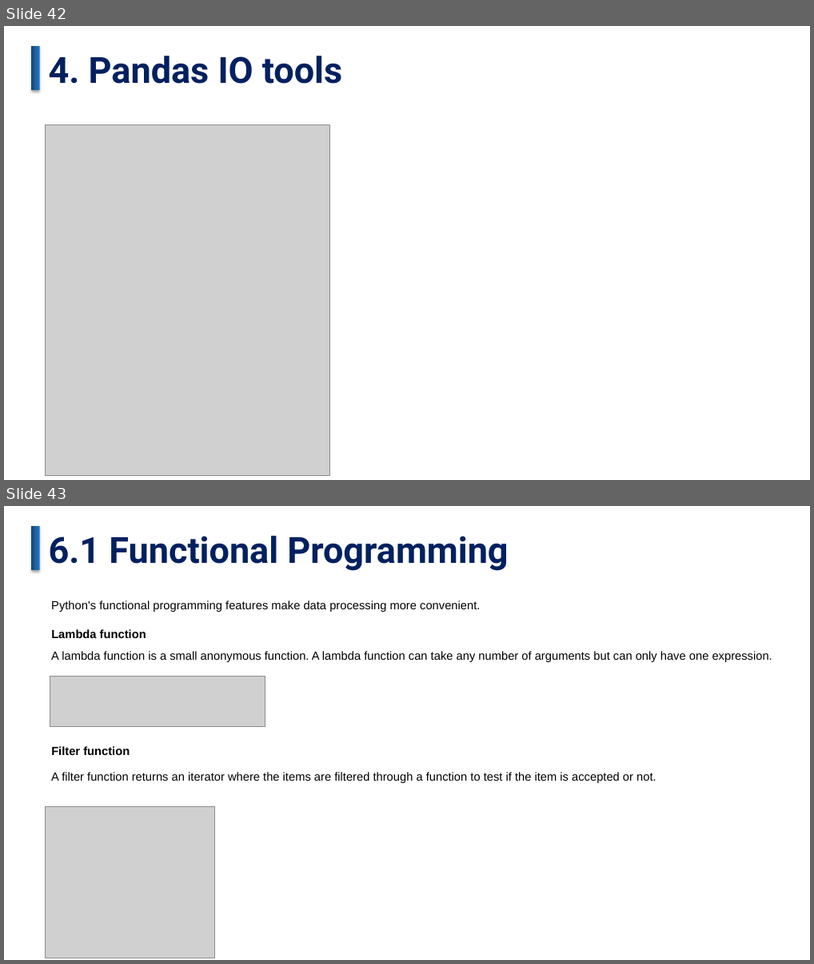
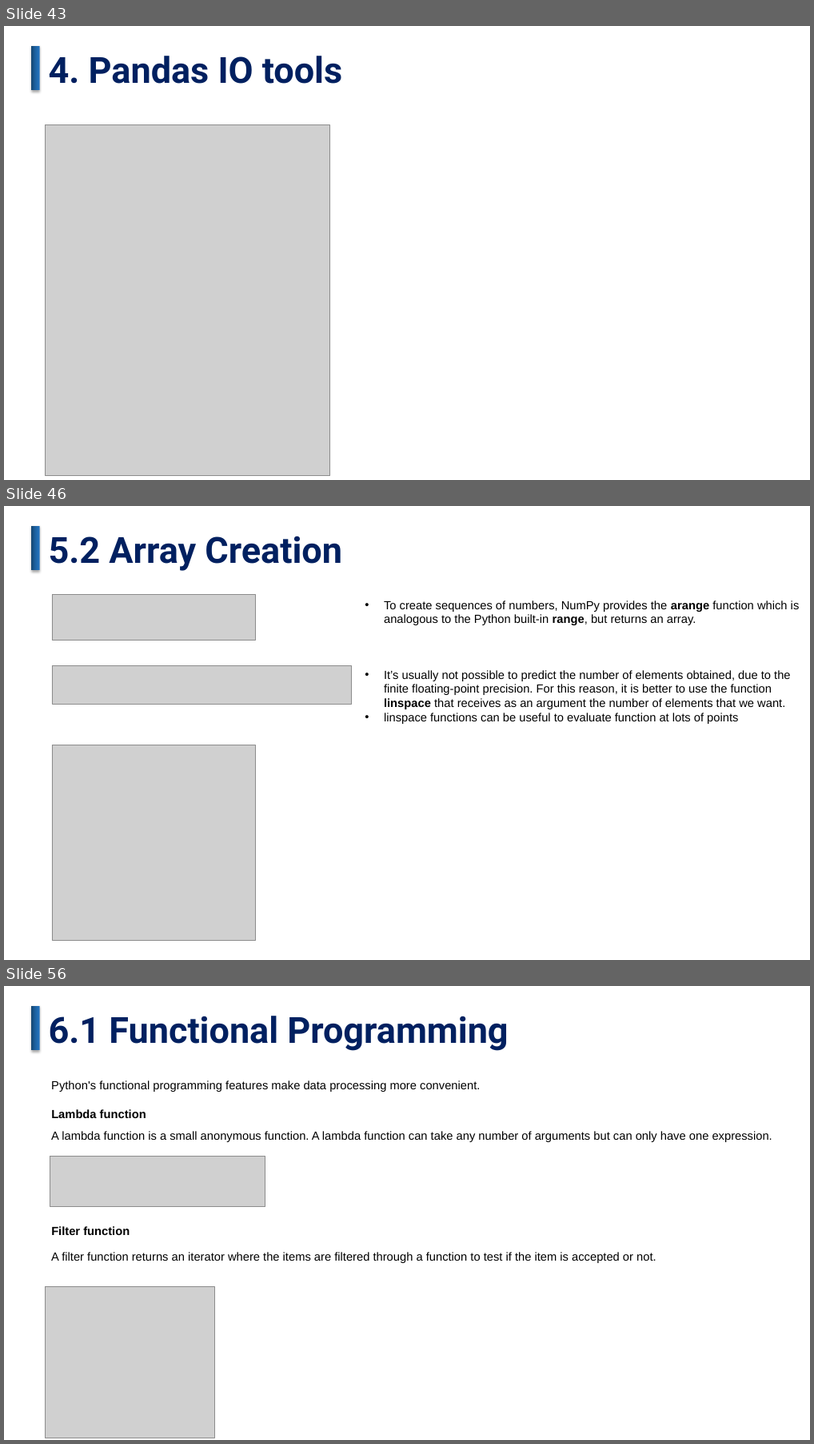
Before and after one commit to JasonZhangHub/DataAnalysiswithPython-FullCourseForBeginners, a slide deck: Data Analysis with Python-Full Course for Beginners.pptx. Shown one above the other, each under a label of ours: slides 42 and 43 before the commit, slides 43, 46 and 56 after it; the slides between them are not shown. The pictures are 814x964 and 814x1444 pixels, drawn with LibreOffice and Linux fonts; fonts in the diff are those of the drawing; grey boxes stand for pictures. Boxes give left, top, right and bottom in pixels: in the first picture for what was removed or moved away, otherwise in the second. Text is boxed around its words. In the diff, an @@ line names an element or a change of style, - is before the commit and + after.

```diff
--- a/Data Analysis with Python-Full Course for Beginners.pptx
+++ b/Data Analysis with Python-Full Course for Beginners.pptx
@@ slide 46 added at [4,506,810,960], background #FFFFFF @@
@@ rectangle added at [31,526,40,571], fill gradient #164672 to #1F63A2 to #2476C0 @@
@@ text added at [49,536,342,571], 42.9 pt, text #002060, bold @@
+5.2 Array Creation
@@ picture added at [52,594,255,640] @@
@@ text added at [384,600,800,625], 14 pt, text #000000 @@
+• To create sequences of numbers, NumPy provides the arange function which is analogous to the Python built-in range, but returns an array.
@@ picture added at [52,665,351,704] @@
@@ text added at [384,670,790,724], 14 pt, text #000000 @@
+• It’s usually not possible to predict the number of elements obtained, due to the finite floating-point precision. For this reason, it is better to use the function linspace that receives as an argument the number of elements that we want.
+• linspace functions can be useful to evaluate function at lots of points
@@ picture added at [52,744,255,940] @@
@@ what was slide 42 is now slide 43 @@
@@ what was slide 43 is now slide 56 @@
```
Also in this commit, not shown: 5 slides changed, 12 other slides added.
